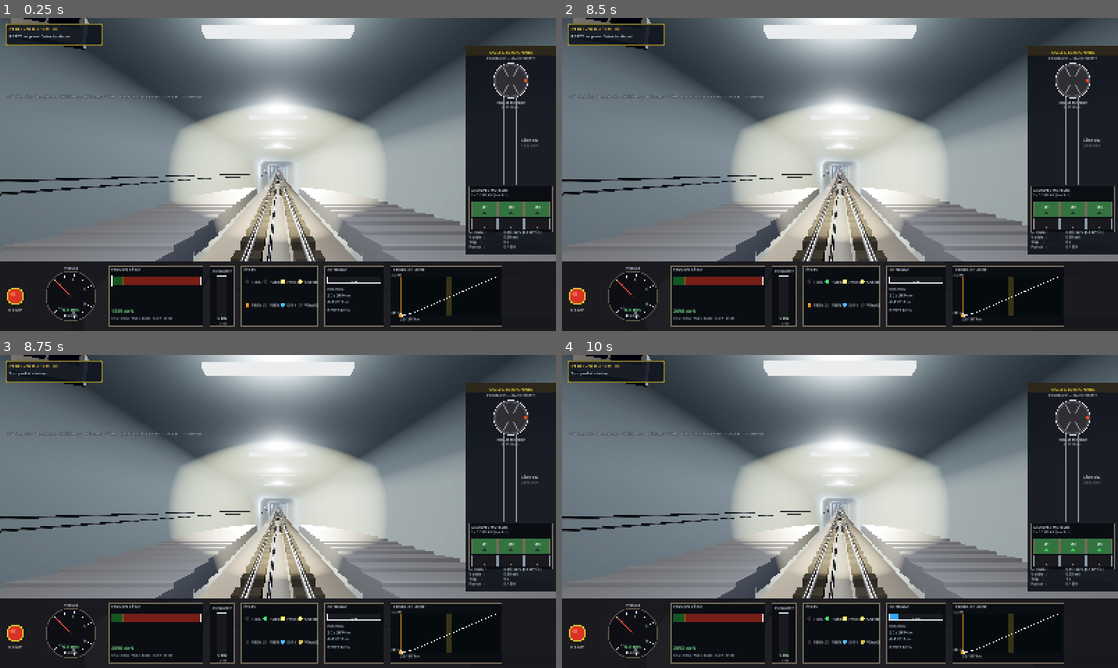
Above: before the commit, frames 1-4 (two rows, left to right).
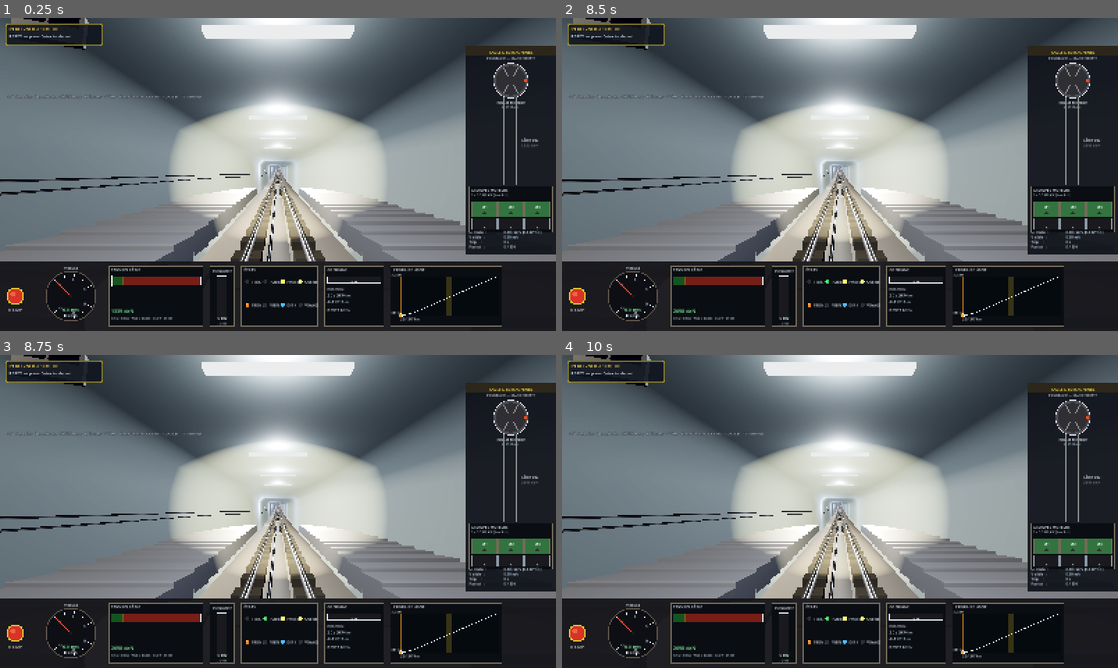
Above: after the commit, the same moments.

Repository: ARP273-ROSE/perce-neige-sim
Game: Godot game, scene res://scenes/main.tscn
The game is run twice, just before and just after one commit, with the same random seed, the same clock (stepped at 60 frames per second) and the same inputs.
Inputs:
- Up to frame 1 (0.25 s): no input
- Up to frame 2 (8.5 s): tap Enter (ready_depart) at 0.5, 0.6, 1.25, 1.55, 2, 2.1, 2.75, 3.05, 3.5, 3.8, 4.25, 4.35, 5.3, 5.85, 6.8, 7.55, 8.1 s; hold Up (speed_up) 0.53-1.28 s; hold Space (brake) 1.28-2.03 s; tap Shift (emergency) at 1.35, 5.1 s; hold Up (speed_up) 2.03-3.53 s; tap H (toggle_headlights) at 2.85, 6.6 s; hold Space (brake) 3.53-5.78 s; tap V (toggle_view) at 3.6, 7.35 s; hold Up (speed_up) 5.78-8.03 s; hold Space (brake) from 8.03 s (still down)
- Up to frame 3 (8.75 s): keep holding Space (brake)
- Up to frame 4 (10 s): tap Shift (emergency) at 8.85 s; tap Enter (ready_depart) at 9.05, 9.6 s; release Space (brake) at 9.53 s; hold Up (speed_up) from 9.53 s (still down)

Frames 1-2 are identical in both runs. In frame 3, less than 0.1% of the frame differs, in the area x 1-55%, y 5-93%; in frame 4, 0.3%, in the area x 0-97%, y 1-94%.

Commit message:
fix(standalone): annonces muettes en build exporté + départ en 2 phases
1. ANNONCES : le scan de res://sounds/announcements filtrait sur
   « .mp3 » — or dans un build EXPORTÉ (pck desktop ou Web), DirAccess
   liste les fichiers remappés « xxx.mp3.import/.remap » → ZÉRO annonce
   chargée hors éditeur (constaté sur la PWA : arrivée muette ; l'exe
   standalone desktop avait le même bug depuis toujours — mes
   validations headless passaient car en mode --path). Strip des
   suffixes .import/.remap avant filtrage. Vérifié depuis le pck
   exporté : 66 MP3 chargés.

2. SÉQUENCE DE DÉPART EN 2 PHASES : portes (3,5 s, son de portes seul)
   PUIS buzzer de départ 6/8 s PUIS traction — les deux buzzers
   simultanés étaient indistinguables (retour d'essai « buzzer porte
   ok mais ensuite j'entends rien » : le buzzer départ jouait masqué
   sous le buzzer portes).

Redéployé sur funiculaire.giff.re.

Diff:
--- a/godot_project/scripts/announcements.gd
+++ b/godot_project/scripts/announcements.gd
@@ -79,15 +79,22 @@
 	dir.list_dir_begin()
 	var f: String = dir.get_next()
 	while f != "":
+		# Dans un build EXPORTÉ (pck/Web), la liste renvoie les fichiers
+		# sous leur nom remappé « xxx.mp3.import » / « xxx.mp3.remap » —
+		# sans ce strip, AUCUNE annonce n'était chargée hors éditeur
+		# (constaté sur la PWA Android : annonce d'arrivée muette).
+		if f.ends_with(".import") or f.ends_with(".remap"):
+			f = f.get_basename()   # retire la dernière extension
 		if f.ends_with(".mp3") and not dir.current_is_dir():
 			# Format attendu : "NN ...mp3" — extraire le numéro
 			var two: String = f.substr(0, 2)
 			if two.is_valid_int():
 				var num: int = two.to_int()
 				var path: String = "res://sounds/announcements/" + f
-				var stream: AudioStream = load(path)
-				if stream != null:
-					_files_by_num[num] = stream
+				if not _files_by_num.has(num):
+					var stream: AudioStream = load(path)
+					if stream != null:
+						_files_by_num[num] = stream
 		f = dir.get_next()
 	dir.list_dir_end()
 	print("[Announcements] %d fichiers MP3 chargés (langue=%s)" % [_files_by_num.size(), lang])
--- a/godot_project/scripts/main.gd
+++ b/godot_project/scripts/main.gd
@@ -496,10 +496,10 @@
 			physics.release_emergency()
 			print("[Emergency released]")
 		elif not physics.trip_started:
-			# Séquence réelle : portes + buzzer 6-8 s, traction à la fin.
+			# Séquence réelle : portes (3,5 s) puis buzzer 6-8 s, la
+			# traction ne colle qu'à la fin.
 			physics.request_depart()
-			print("[Departure sequence] buzzer %.0f s" %
-				physics.departure_buzzer_remaining)
+			print("[Departure sequence] portes puis buzzer")
 
 	if Input.is_action_just_pressed("pause"):
 		_paused = not _paused
--- a/godot_project/scripts/train_physics.gd
+++ b/godot_project/scripts/train_physics.gd
@@ -62,8 +62,13 @@
 	# Clamp dt pour éviter de casser la physique sur un gros hiccup
 	dt = clampf(dt, 0.001, 0.1)
 
-	# Séquence de départ : décompte du buzzer, la traction colle à la fin.
-	if departure_buzzer_remaining > 0.0:
+	# Séquence de départ : phase portes, puis buzzer, puis traction.
+	if door_phase_remaining > 0.0:
+		door_phase_remaining = maxf(0.0, door_phase_remaining - dt)
+		if door_phase_remaining <= 0.0:
+			departure_buzzer_remaining = \
+				8.0 if s < PNConstants.LENGTH * 0.5 else 6.0
+	elif departure_buzzer_remaining > 0.0:
 		departure_buzzer_remaining = maxf(0.0, departure_buzzer_remaining - dt)
 		if departure_buzzer_remaining <= 0.0:
 			start_trip()
@@ -330,20 +335,26 @@
 	speed_cmd = 0.0
 	speed_cmd_eff = 0.0
 	departure_buzzer_remaining = 0.0
+	door_phase_remaining = 0.0
 	direction = -direction
 
 
-# Séquence de départ réelle : les portes se ferment et le BUZZER sonne
-# 6 s (gare haute) / 8 s (gare basse — fichiers réels), la traction ne
-# colle qu'à la FIN du buzzer (le frein tambour tient pendant ce temps).
+# Séquence de départ réelle, en DEUX phases (retour d'essai : portes et
+# buzzer superposés étaient indistinguables) :
+#   1. fermeture des portes (~3,5 s, son de portes seul)
+#   2. BUZZER de départ 6 s (gare haute) / 8 s (gare basse — durées des
+#      enregistrements réels), traction à la FIN du buzzer seulement
+#      (le frein tambour tient pendant toute la séquence).
 var departure_buzzer_remaining: float = 0.0
+var door_phase_remaining: float = 0.0
 
 
 func request_depart() -> void:
-	if trip_started or departure_buzzer_remaining > 0.0:
+	if trip_started or departure_buzzer_remaining > 0.0 \
+			or door_phase_remaining > 0.0:
 		return
 	doors_open = false
-	departure_buzzer_remaining = 8.0 if s < PNConstants.LENGTH * 0.5 else 6.0
+	door_phase_remaining = 3.5
 
 
 func start_trip() -> void:
